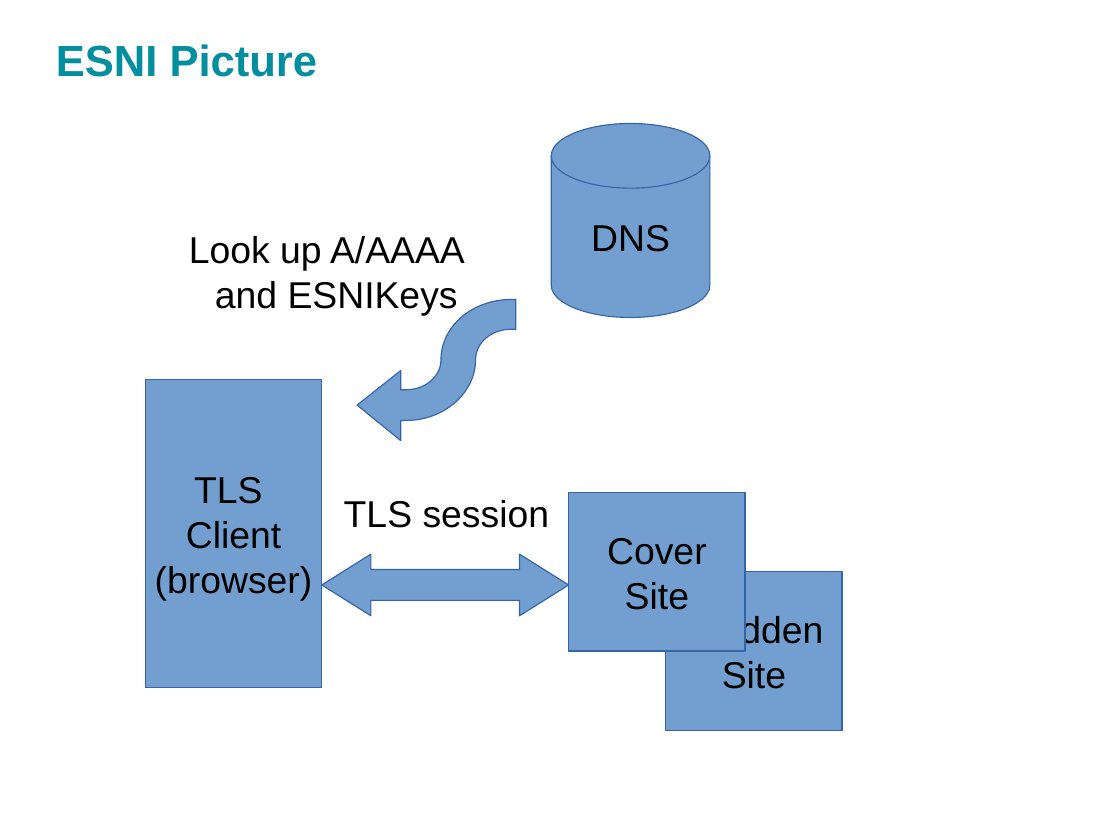
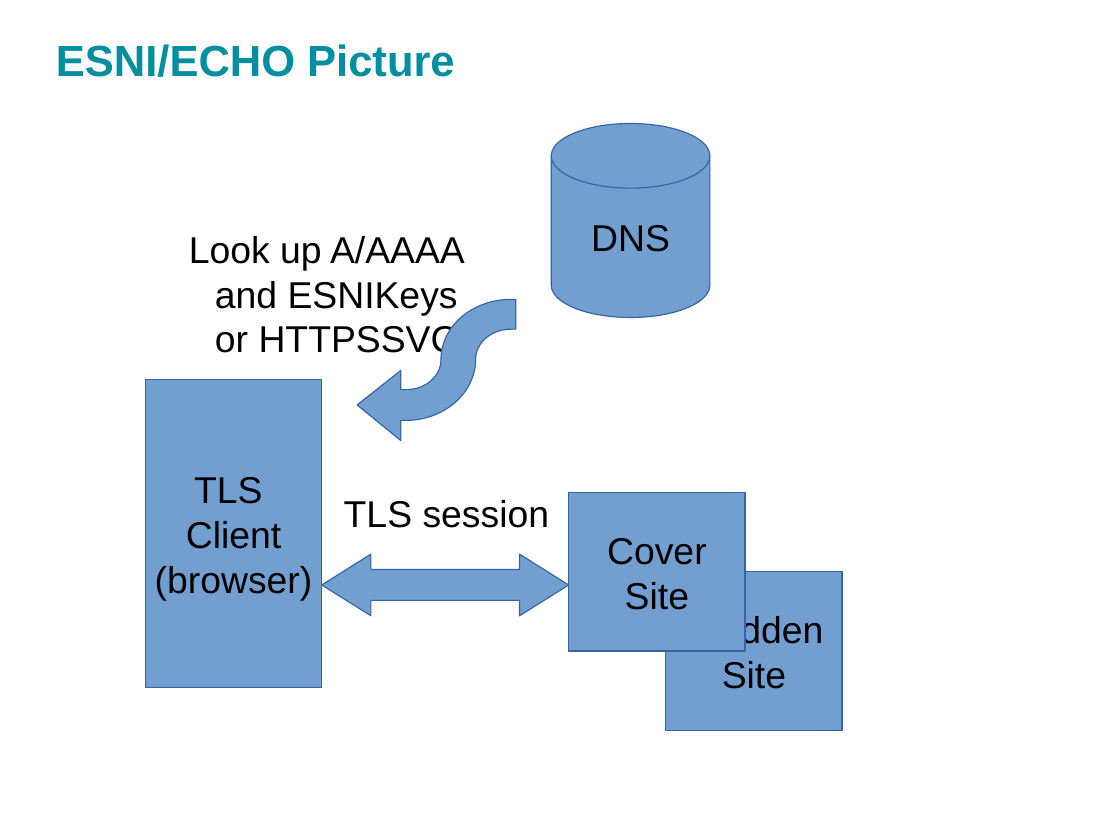
Before and after one commit to sftcd/cs7053, a slide deck: slide 15 of 2016lectures/13-echo.odp. Drawn at 1120x840 pixels with LibreOffice and Linux fonts; fonts in the diff are those of the drawing. Boxes give left, top, right and bottom in pixels: in the first picture for what was removed or moved away, otherwise in the second. Text is boxed around its words. In the diff, an @@ line names an element or a change of style, - is before the commit and + after.

```diff
--- a/2016lectures/13-echo.odp
+++ b/2016lectures/13-echo.odp
@@ text at bbox=[56, 44, 454, 77]: text changed @@
-ESNI Picture
+ESNI/ECHO Picture
@@ text at bbox=[189, 236, 465, 360]: text changed @@
-Look up A/AAAA
-and ESNIKeys
+Look up A/AAAA
+and ESNIKeys
+or HTTPSSVC
@@ freeform shape at bbox=[357, 299, 516, 440]: outline redrawn @@
```
Also in this commit, not shown: 11 other slides changed, 1 slide removed, 2 other files.
